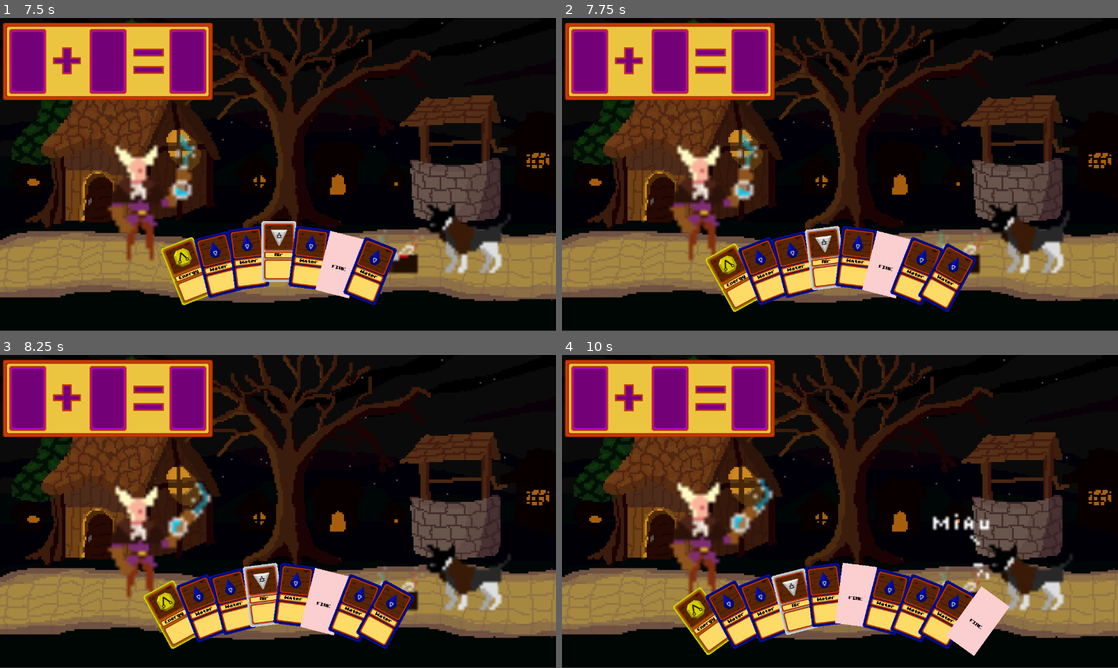
Above: before the commit, frames 1-4 (two rows, left to right).
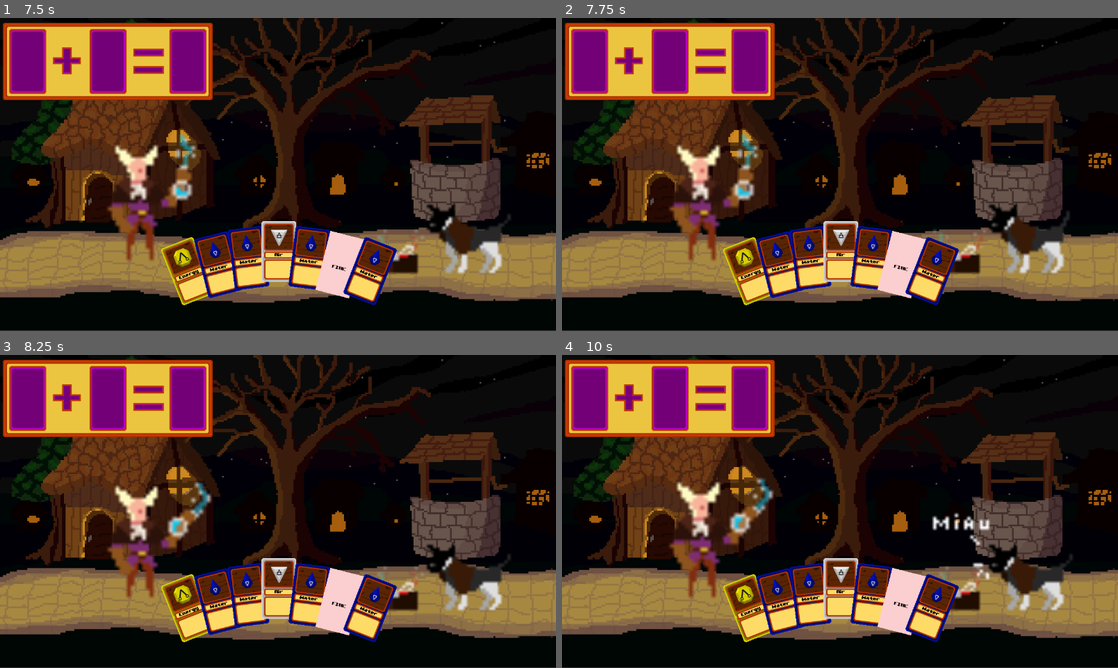
Above: after the commit, the same moments.

Repository: HenriqueCamillo/Auauquimia
Game: Godot game, scene res://scenes/GameManager.tscn
Same seed, same stepped clock (60 frames per second), same inputs: the game is played once before the commit and once after it.
Inputs (mouse positions are in pixels of both pictures, inside the frame that each line leads up to):
- Up to frame 1 (7.5 s): move the mouse to (400, 158) at 0.52 s; hold Up (ui_up) 0.53-1.28 s; right-click (400, 158) at 0.6 s; tap Space (ui_select) at 0.77, 1.52, 3.02, 3.77, 4.52, 6.02, 6.77 s; move the mouse to (166, 190) at 1.27 s; hold Down (ui_down) 1.28-2.03 s; click (166, 190) at 1.35 s; right-click (166, 190) at 1.55 s; move the mouse to (333, 105) at 2.02 s; hold Up (ui_up) 2.03-3.53 s; right-click (333, 105) at 2.1 s; move the mouse to (250, 237) at 2.77 s; right-click (250, 237) at 2.85 s; move the mouse to (444, 221) at 3.52 s; press the mouse at (444, 221) at 3.53 s; hold Down (ui_down) 3.53-5.78 s; right-click (444, 221) at 3.8 s; move the mouse to (111, 127) at 4.27 s; release the mouse at (111, 127) at 4.28 s; right-click (111, 127) at 4.35 s; move the mouse to (305, 174) at 5.02 s; right-click (305, 174) at 5.1 s; move the mouse to (194, 96) at 5.77 s; hold Up (ui_up) from 5.78 s (still down); click (194, 96) at 5.85 s; right-click (194, 96) at 6.05 s; move the mouse to (400, 158) at 6.52 s; right-click (400, 158) at 6.6 s; move the mouse to (166, 190) at 7.27 s; right-click (166, 190) at 7.35 s
- Up to frame 2 (7.75 s): keep holding Up (ui_up); tap Space (ui_select) at 7.52 s
- Up to frame 3 (8.25 s): move the mouse to (333, 442) at 8.02 s; release Up (ui_up) at 8.03 s; press the mouse at (333, 442) at 8.03 s; hold Down (ui_down) from 8.03 s (still down)
- Up to frame 4 (10 s): right-click (895, 442) at 8.3 s; move the mouse to (812, 574) at 8.77 s; release the mouse at (812, 574) at 8.78 s; right-click (812, 574) at 8.85 s; tap Space (ui_select) at 9.02, 9.77 s; move the mouse to (1006, 558) at 9.52 s; release Down (ui_down) at 9.53 s; hold Up (ui_up) from 9.53 s (still down); right-click (1006, 558) at 9.6 s

Frame 1 is identical in both runs. In frame 2, 6.7% of the frame differs, in the area x 25-75%, y 64-94%; in frame 3, 6.7%; in frame 4, 9.6%, in the area x 20-81%, y 64-97%.
Error in both runs: Invalid operands 'int' and 'Nil' in operator '-'. (res://scripts/Player.gd:27)

Commit message:
I cannot fix the bug

Diff:
--- a/scripts/Card.gd
+++ b/scripts/Card.gd
@@ -110,3 +110,16 @@
 		elif (count % 2 == 1 && handIndex > count/2):
 			originalPos.y -= offset.y
 			originalRot -= rot
+
+func refresh(index, offset, count, rot):
+	if handIndex == index:
+		remove_from_group("cards")
+		queue_free()
+
+	if handIndex > index:
+		shift(offset, count, rot)
+		handIndex -= 1
+	else:
+		shift(-offset, count, -rot)
+
+	print(title + "->" + str(handIndex))
--- a/scripts/GameManager.gd
+++ b/scripts/GameManager.gd
@@ -188,7 +188,6 @@
 
 func getFusionCard(card1, card2):
 	var result = getFusionResultType(card1.type - 1, card2.type - 1)
-	print(result)
 	if (result != Type.None):
 		for i in range(cards.size()):
 			if (cards[i].type == result):
--- a/scripts/Hand.gd
+++ b/scripts/Hand.gd
@@ -2,7 +2,7 @@
 
 #exports
 export (PackedScene) var card
-export (int) var cardMax = 1000
+export (int) var cardMax = 7
 export (Vector2) var center = Vector2(0, 0)
 export (Vector2) var offset = Vector2(150, 50)
 export (float) var rot = 0.25
@@ -67,3 +67,7 @@
 	cardOnHand.onRelease(chosenSlot)
 	cardOnHand = null
 	chosenSlot = null
+
+func eraseCard(index):
+	get_tree().call_group("cards", "refresh", index, offset/2, cardCount, rot/2)
+	cardCount -= 1
--- a/scripts/Table.gd
+++ b/scripts/Table.gd
@@ -25,8 +25,8 @@
 	if cards[0] != null && cards[1] != null:
 		var gm = get_parent().get_parent().gm
 		var cardName = gm.getFusionCard(cards[0], cards[1]).name.to_lower()
-		cards[0].queue_free()
-		cards[1].queue_free()
+		get_parent().eraseCard(cards[0].handIndex)
+		get_parent().eraseCard(cards[1].handIndex)
 		cards[0] = null
 		cards[1] = null
 		get_parent().loadCard(cardName)
--- a/scripts/Target.gd
+++ b/scripts/Target.gd
@@ -50,7 +50,7 @@
 		var gm = get_parent().gm
 		gm.castCard(gm.player, cardInfo, get_parent())
 
-		card.queue_free()
+		card.get_parent().eraseCard(card.handIndex)
 		pass
 	print("LEEEEROOOOOOYYY")
 
